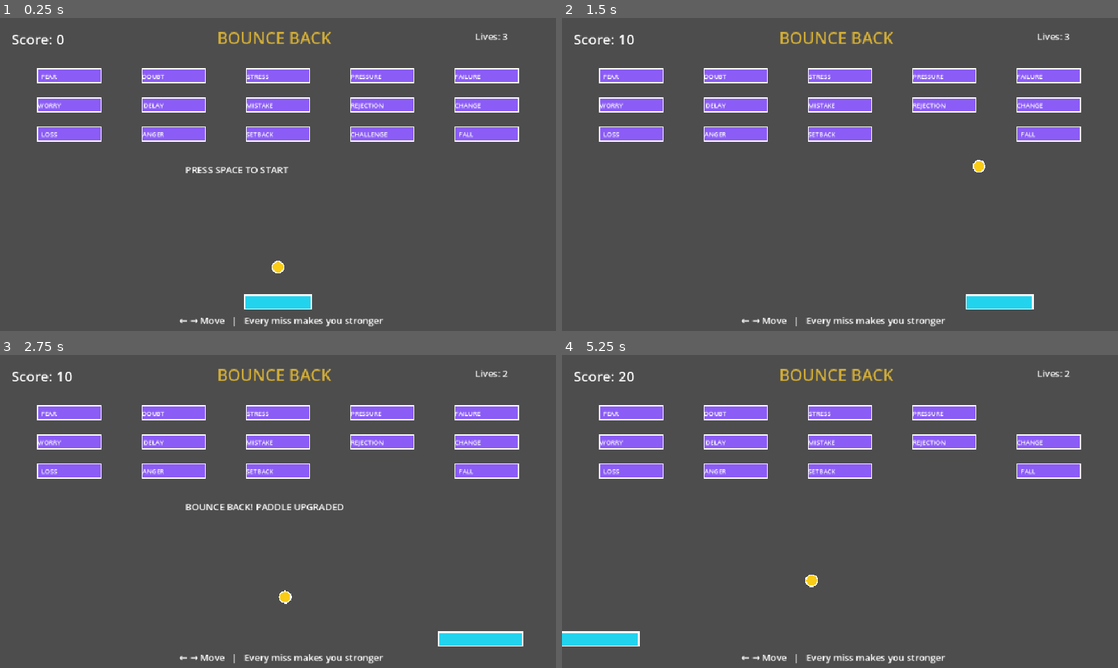
Above: before the commit, frames 1-4 (two rows, left to right).
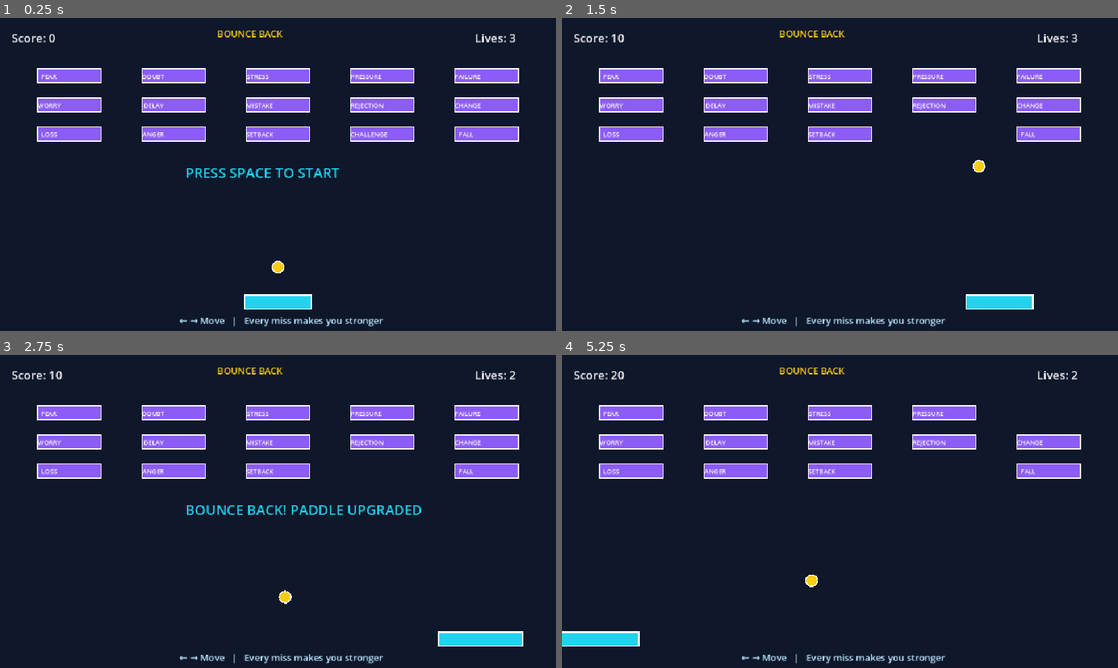
Above: after the commit, the same moments.

Repository: TioTech-code/haven-game-jam-2026
Game: Godot game, scene res://main.tscn
The game is run twice, just before and just after one commit, with the same random seed, the same clock (stepped at 60 frames per second) and the same inputs.
Inputs:
- Up to frame 1 (0.25 s): no input
- Up to frame 2 (1.5 s): tap Space at 0.5 s; hold Right (ui_right) 0.53-1.28 s; tap Enter (ui_accept) at 0.77 s; hold Left (ui_left) from 1.28 s (still down)
- Up to frame 3 (2.75 s): tap Enter (ui_accept) at 1.52 s; release Left (ui_left) at 2.03 s; hold Right (ui_right) from 2.03 s (still down)
- Up to frame 4 (5.25 s): tap Enter (ui_accept) at 3.02, 3.77, 4.52 s; release Right (ui_right) at 3.53 s; hold Left (ui_left) from 3.53 s (still down)

The runs differ from the first frame. In frame 1, 91% of the frame differs, in the area x 0-100%, y 0-100%; in frame 2, 91%; in frame 3, 91%; in frame 4, 92%.

Commit message:
Complete playable Bounce Back game

Diff:
--- a/main.tscn
+++ b/main.tscn
@@ -20,7 +20,8 @@
 offset_top = 20.0
 offset_right = 85.0
 offset_bottom = 69.0
-theme_override_font_sizes/font_size = 24
+theme_override_colors/font_color = Color(0.972549, 0.98039216, 0.9882353, 1)
+theme_override_font_sizes/font_size = 20
 text = "Score: 0
 "
 
@@ -29,6 +30,8 @@
 offset_top = 20.0
 offset_right = 881.0
 offset_bottom = 43.0
+theme_override_colors/font_color = Color(0.972549, 0.98039216, 0.9882353, 1)
+theme_override_font_sizes/font_size = 20
 text = "Lives: 3 "
 
 [node name="MessageLabel" type="Label" parent="HUD" unique_id=1406884187]
@@ -36,20 +39,22 @@
 offset_top = 250.0
 offset_right = 487.0
 offset_bottom = 273.0
+theme_override_colors/font_color = Color(0.13333334, 0.827451, 0.93333334, 1)
+theme_override_font_sizes/font_size = 24
 text = "YOU BOUNCED BACK!"
 
 [node name="RestartButton" type="Button" parent="HUD" unique_id=557692352]
 offset_right = 8.0
 offset_bottom = 8.0
-text = "Play Again"
+text = "TRY AGAIN"
 
 [node name="TitleLabel" type="Label" parent="HUD" unique_id=1222680304]
 offset_left = 375.0
 offset_top = 15.0
 offset_right = 488.0
 offset_bottom = 38.0
-theme_override_colors/font_color = Color(0.83137256, 0.6862745, 0.21568628, 1)
-theme_override_font_sizes/font_size = 28
+theme_override_colors/font_color = Color(0.98039216, 0.8, 0.08235294, 1)
+theme_override_font_sizes/font_size = 16
 text = "BOUNCE BACK"
 
 [node name="InstructionsLabel" type="Label" parent="HUD" unique_id=1210982890]
@@ -57,6 +62,7 @@
 offset_top = 510.0
 offset_right = 666.0
 offset_bottom = 533.0
+theme_override_colors/font_color = Color(0.7294118, 0.9019608, 0.99215686, 1)
 theme_override_font_sizes/font_size = 16
 text = "← → Move   |   Every miss makes you stronger"
 
--- a/project.godot
+++ b/project.godot
@@ -31,3 +31,4 @@
 rendering_device/driver.windows="d3d12"
 renderer/rendering_method="gl_compatibility"
 renderer/rendering_method.mobile="gl_compatibility"
+environment/defaults/default_clear_color=Color(0.05882353, 0.09019608, 0.16470589, 1)
